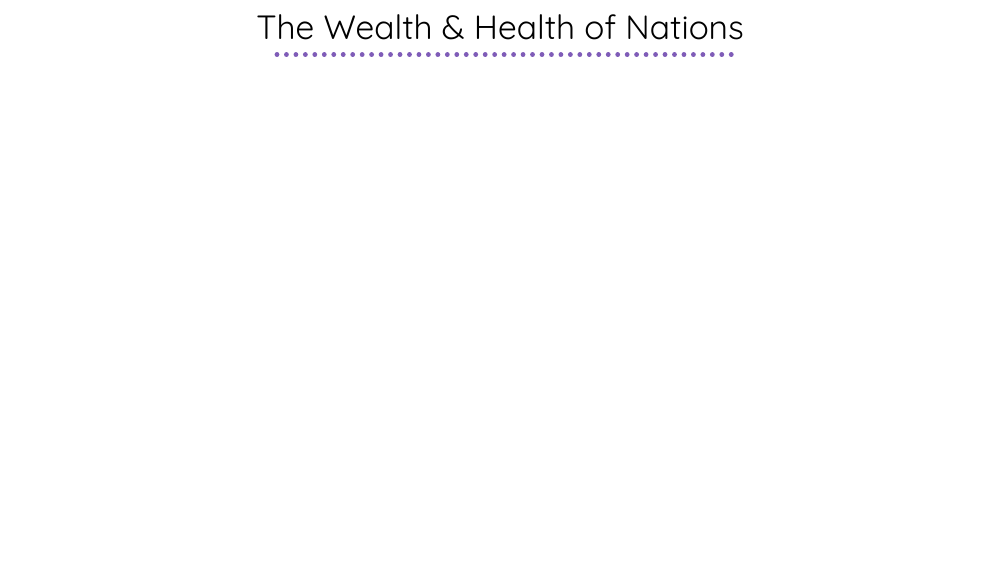
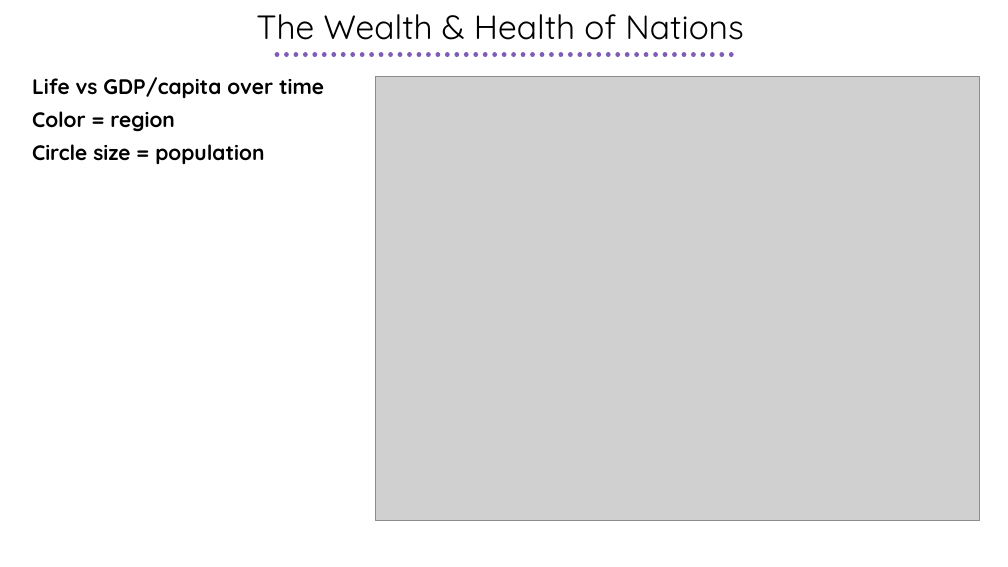
Before and after one commit to febret/intro2D3, a slide deck: slide 9 of Intro2D3.pptx. Drawn at 1008x567 pixels with LibreOffice and Linux fonts; fonts in the diff are those of the drawing; grey boxes stand for pictures. Boxes give left, top, right and bottom in pixels: in the first picture for what was removed or moved away, otherwise in the second. Text is boxed around its words. In the diff, an @@ line names an element or a change of style, - is before the commit and + after.

Commit message:
modified

```diff
--- a/Intro2D3.pptx
+++ b/Intro2D3.pptx
@@ text added at (32, 77, 324, 164), 20 pt, text #000000, bold @@
+Life vs GDP/capita over time
+Color = region
+Circle size = population
@@ picture added at (376, 77, 979, 521) @@
```
Also in this commit, not shown: 3 other slides changed, 4 slides added, 2 slides removed.
